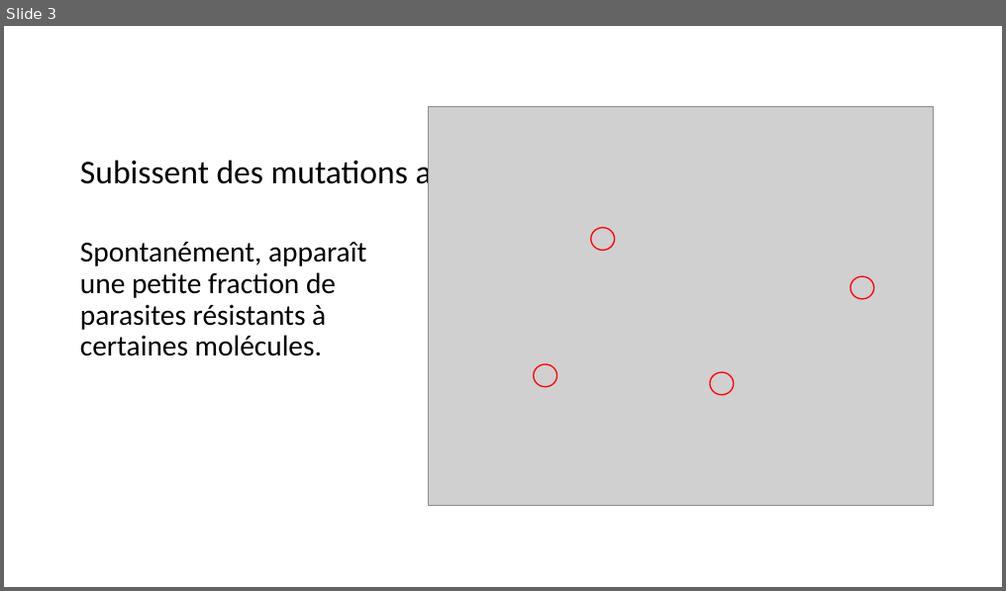
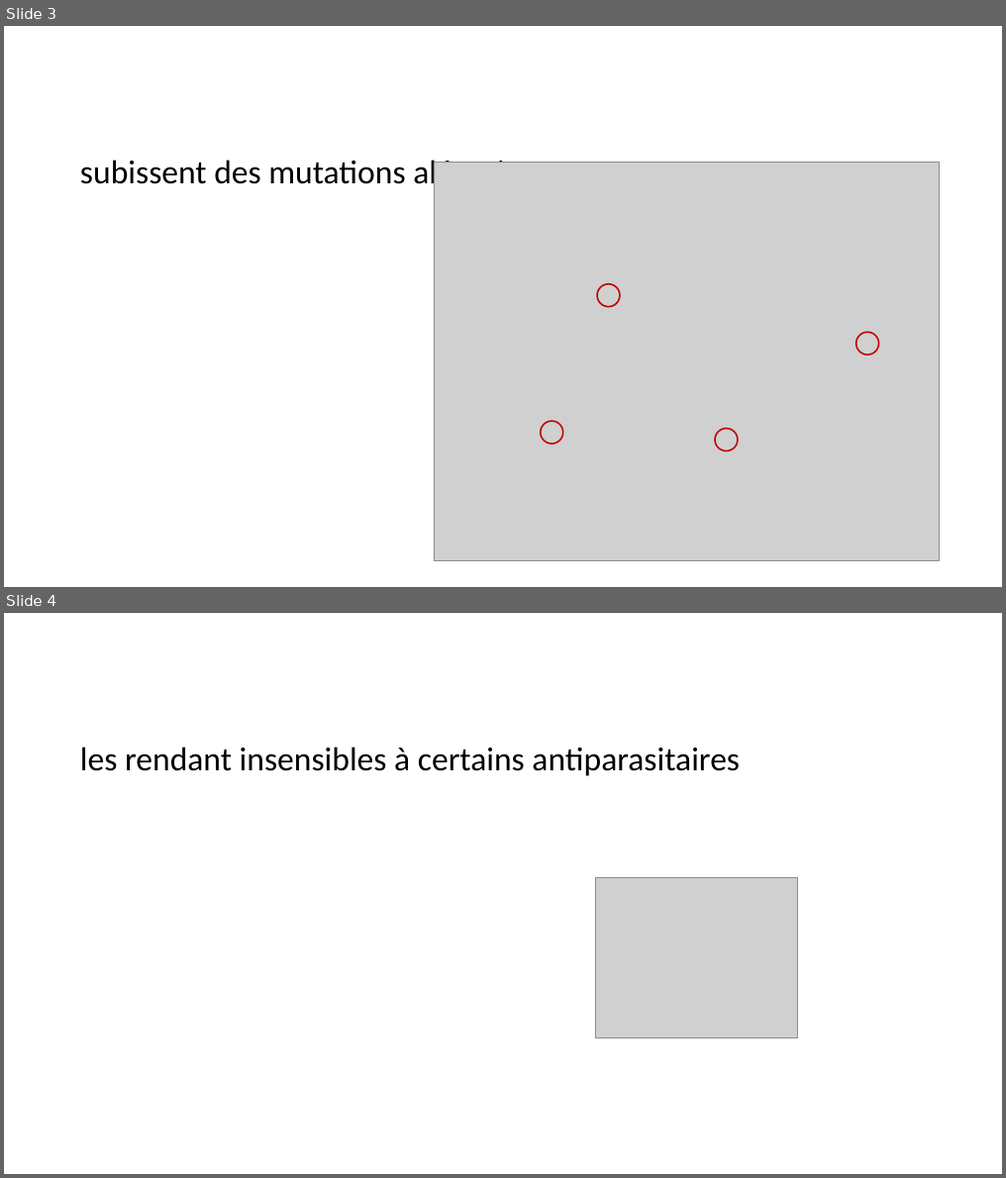
Before and after one commit to michelange2008/parasitlab, a slide deck: storage/app/public/img/resist/Resistance.pptx. Shown one above the other, each under a label of ours: slide 3 before the commit, slides 3 and 4 after it. The pictures are 1006x591 and 1006x1178 pixels, drawn with LibreOffice and Linux fonts; fonts in the diff are those of the drawing; grey boxes stand for pictures. Boxes give left, top, right and bottom in pixels: in the first picture for what was removed or moved away, otherwise in the second. Text is boxed around its words. In the diff, an @@ line names an element or a change of style, - is before the commit and + after.

```diff
--- a/storage/app/public/img/resist/Resistance.pptx
+++ b/storage/app/public/img/resist/Resistance.pptx
@@ slide 4 added at <box>4,613,1002,1174</box>, background #FFFFFF @@
@@ title added at <box>80,747,740,776</box>, 32 pt, text #000000 @@
+les rendant insensibles à certains antiparasitaires
@@ picture added at <box>595,878,798,1039</box> @@
@@ slide 3 changed as well @@
@@ title at <box>80,156,546,191</box>: text changed @@
-Subissent des mutations aléatoires
+subissent des mutations aléatoires
@@ text removed at <box>80,242,366,357</box> @@
-Spontanément, apparaît une petite fraction de parasites résistants à certaines molécules.
@@ ellipse: place and size @@
-ellipse at <box>591,227,615,250</box>
+ellipse at <box>597,284,620,307</box>
@@ 3 ellipses, 1 picture: place and size @@
-3 ellipses, 1 picture at <box>429,107,934,506</box>
+3 ellipses, 1 picture at <box>434,163,939,562</box>
@@ outline #FF0000 1.25 pt to #C00000 1.5 pt in 4 elements at <box>856,332,879,355</box>, <box>715,429,738,452</box>, <box>597,284,620,307</box>, <box>541,421,563,444</box> @@
```
Also in this commit, not shown: 3 other slides changed, 12 other slides added, 3 slides removed, 12 other files.
